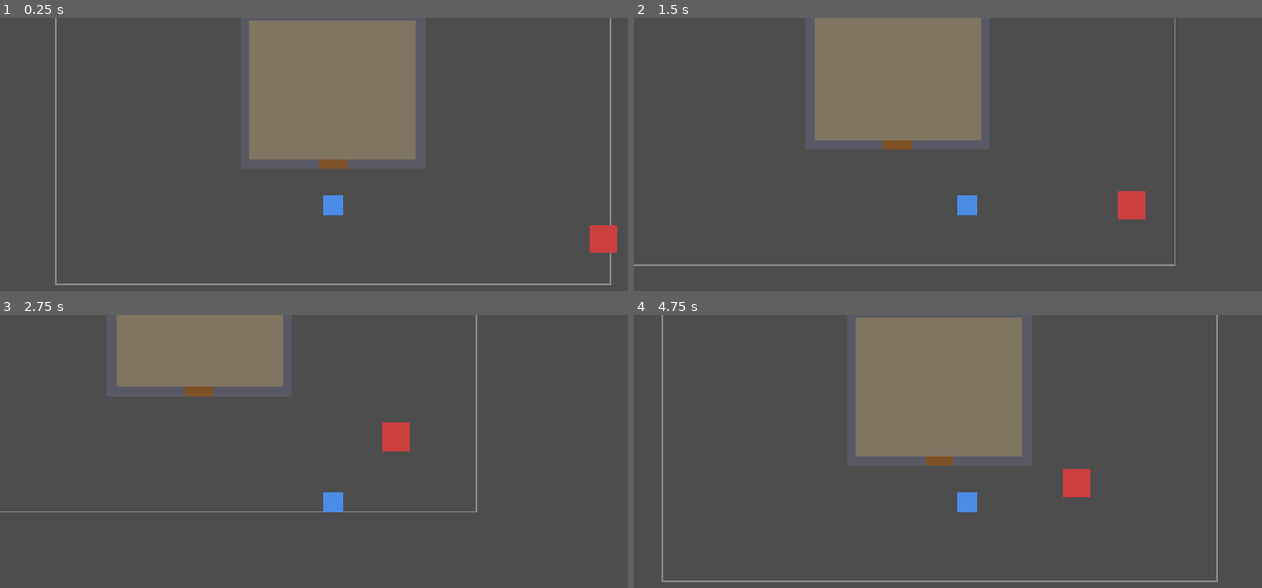
Above: before the commit, frames 1-4 (two rows, left to right).
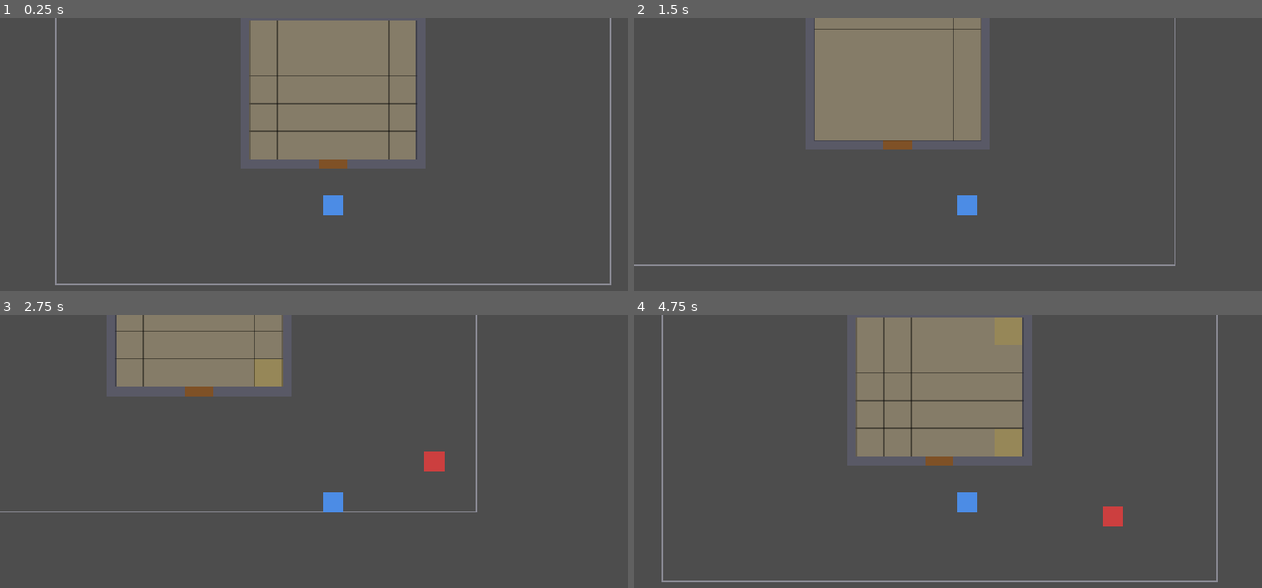
Above: after the commit, the same moments.

Repository: eidolonrage/insection-invasion
Game: Godot game, scene res://scenes/world/Yard.tscn
Same seed, same stepped clock (60 frames per second), same inputs: the game is played once before the commit and once after it. This scene is started directly instead of the project's main scene.
Inputs:
- Up to frame 1 (0.25 s): no input
- Up to frame 2 (1.5 s): tap Enter at 0.5 s; hold D (move_right) 0.53-1.28 s; hold S (move_down) from 1.28 s (still down)
- Up to frame 3 (2.75 s): release S (move_down) at 2.03 s; hold D (move_right) from 2.03 s (still down)
- Up to frame 4 (4.75 s): release D (move_right) at 2.78 s; hold W (move_up) 2.78-3.53 s; hold A (move_left) from 3.53 s (still down)

The runs differ from the first frame. In frame 1, 1.4% of the frame differs, in the area x 39-99%, y 0-86%; in frame 2, 0.8%; in frame 3, 1.1%; in frame 4, 1.6%, in the area x 35-78%, y 0-78%.

Commit message:
Add house occupancy grid + NavigationAgent2D enemy pathing
Enemies nav-path through the door into the house and capture 6x5 room
cells (FREE->CLAIMED->OCCUPYING->OWNED); goal selection split from
movement so the future behavior ladder (attack player, make entrance,
build nest, destroy structure) can plug in. HouseGrid hands out claimed
target cells so enemies don't stack on one cell.

Enemies inset to 36px inside their cell with collision on; navmesh
re-baked at agent_radius 19 so bodies clear the door jambs. Door gains
a max_enemy_size stub for the future size-gated entrance rule.

Co-Authored-By: Claude Opus 4.8 <noreply@anthropic.com>

Diff:
--- a/scenes/enemies/Enemy.gd
+++ b/scenes/enemies/Enemy.gd
@@ -1,20 +1,41 @@
 extends CharacterBody2D
 
-## Generic enemy actor driven entirely by content data (EnemyDef). Walks a
-## straight line toward `target_point` at `def.speed` -- no pathfinding or
-## obstacle avoidance yet. Sized to at least one grid cell via
-## `def.grid_size` ("even an ant is a swarm taking up one cell").
+## Generic enemy actor driven by content data (EnemyDef). Movement and goal
+## selection are deliberately separate concerns:
+##   - MOVEMENT (this file's _physics_process) is dumb and stable: steer
+##     toward whatever the NavigationAgent2D says is the next path point.
+##   - GOAL SELECTION (_choose_goal) decides *where* to go and sets the
+##     agent's target. For now it has one branch -- claim and occupy a house
+##     cell -- but this is the seam the fuller behavior ladder plugs into
+##     (attack player in range, make a new entrance, build a nest, etc.).
+##
+## Sized to at least one grid cell via `def.grid_size` ("even an ant is a
+## swarm taking up one cell"), inset by CELL_INSET so the body sits visibly
+## *inside* its cell(s) rather than perfectly filling them -- this also gives
+## clearance to pass through the door (a one-cell-wide gap).
+
+## Gutter in px kept on each side of the footprint, so a 1x1 enemy is
+## (CELL_SIZE - 2*CELL_INSET) = 36px inside a 48px cell.
+const CELL_INSET: float = 6.0
+
+enum State { IDLE, SEEKING, OCCUPYING }
 
 var def: EnemyDef
-var target_point: Vector2
+## The territory service this enemy tries to capture. Assigned by whatever
+## spawns the enemy, before start() is called.
+var house_grid: HouseGrid
+
+var _state: int = State.IDLE
+var _target_cell: int = -1
 
 @onready var _visual: Polygon2D = $Visual
 @onready var _collision: CollisionShape2D = $CollisionShape2D
+@onready var _nav: NavigationAgent2D = $NavigationAgent2D
 
 
 func set_def(new_def: EnemyDef) -> void:
 	def = new_def
-	var size_px: Vector2 = Vector2(def.grid_size) * Grid.CELL_SIZE
+	var size_px: Vector2 = Vector2(def.grid_size) * Grid.CELL_SIZE - Vector2(CELL_INSET, CELL_INSET) * 2.0
 	(_collision.shape as RectangleShape2D).size = size_px
 	_visual.polygon = PackedVector2Array([
 		-size_px / 2,
@@ -24,8 +45,39 @@
 	])
 
 
+## Called by the spawner after def/house_grid/position are set. Waits one
+## physics frame so the NavigationServer has synced the region map -- before
+## that, the agent reports its own position as the next path point and the
+## enemy would never move.
+func start() -> void:
+	await get_tree().physics_frame
+	_choose_goal()
+
+
+## The behavior ladder. Today: seek a house cell to occupy. Future goals
+## (attack player, make entrance, nest, destroy structure) branch in here
+## ahead of this fallback, without the movement code below needing to change.
+func _choose_goal() -> void:
+	if house_grid == null:
+		_state = State.IDLE
+		return
+	var cell: int = house_grid.request_target_cell(self)
+	if cell < 0:
+		_state = State.IDLE
+		return
+	_target_cell = cell
+	_nav.target_position = house_grid.cell_world_position(cell)
+	_state = State.SEEKING
+
+
 func _physics_process(_delta: float) -> void:
-	if def == null:
+	if _state != State.SEEKING or def == null:
 		return
-	velocity = (target_point - global_position).normalized() * def.speed
+	if _nav.is_navigation_finished():
+		velocity = Vector2.ZERO
+		_state = State.OCCUPYING
+		house_grid.begin_occupy(self)
+		return
+	var next_point: Vector2 = _nav.get_next_path_position()
+	velocity = (next_point - global_position).normalized() * def.speed
 	move_and_slide()
--- a/scenes/enemies/Enemy.tscn
+++ b/scenes/enemies/Enemy.tscn
@@ -3,7 +3,7 @@
 [ext_resource type="Script" path="res://scenes/enemies/Enemy.gd" id="1_hpe7p"]
 
 [sub_resource type="RectangleShape2D" id="RectangleShape2D_k7o7a"]
-size = Vector2(48, 48)
+size = Vector2(36, 36)
 
 [node name="Enemy" type="CharacterBody2D" unique_id=495925718]
 collision_layer = 4
@@ -11,7 +11,11 @@
 
 [node name="Visual" type="Polygon2D" parent="." unique_id=1482494194]
 color = Color(0.8, 0.25, 0.25, 1)
-polygon = PackedVector2Array(-24, -24, 24, -24, 24, 24, -24, 24)
+polygon = PackedVector2Array(-18, -18, 18, -18, 18, 18, -18, 18)
 
 [node name="CollisionShape2D" type="CollisionShape2D" parent="." unique_id=1505156339]
 shape = SubResource("RectangleShape2D_k7o7a")
+
+[node name="NavigationAgent2D" type="NavigationAgent2D" parent="." unique_id=1505156340]
+path_desired_distance = 10.0
+target_desired_distance = 10.0
--- a/scenes/spawner/EnemySpawner.gd
+++ b/scenes/spawner/EnemySpawner.gd
@@ -10,9 +10,14 @@
 
 @export var spawn_interval: float = 1.75
 @export var yard_size: Vector2 = Vector2(960, 672)
-@export var house_target: Node2D
+## The house territory enemies try to infiltrate. Assigned by the world
+## scene (see Yard.gd).
+@export var house_grid: HouseGrid
 
-var _timer: float = 0.0
+## Starts at spawn_interval (not 0) so the first spawn waits a beat -- the
+## navmesh map hasn't had its first synchronization on frame one, and the
+## navmesh queries in _spawn_one would fail against an unsynced map.
+var _timer: float = spawn_interval
 
 
 func _process(delta: float) -> void:
@@ -24,14 +29,23 @@
 
 func _spawn_one() -> void:
 	var defs: Array = Game.content.enemies.values()
-	if defs.is_empty() or house_target == null:
+	if defs.is_empty() or house_grid == null:
 		return
 	var def: EnemyDef = defs[randi() % defs.size()]
 	var enemy := ENEMY_SCENE.instantiate()
 	add_child(enemy)
-	enemy.global_position = _random_perimeter_point()
-	enemy.target_point = house_target.get_nearest_boundary_point(enemy.global_position)
+	enemy.global_position = _snap_to_navmesh(_random_perimeter_point())
+	enemy.house_grid = house_grid
 	enemy.set_def(def)
+	enemy.start()
+
+
+## The yard perimeter is just outside the navmesh (baking erodes the walkable
+## area inward from the bounds), so snap the raw edge point onto the mesh --
+## otherwise the enemy starts off-mesh and can't compute a path.
+func _snap_to_navmesh(point: Vector2) -> Vector2:
+	var map := get_world_2d().get_navigation_map()
+	return NavigationServer2D.map_get_closest_point(map, point)
 
 
 func _random_perimeter_point() -> Vector2:
--- a/scenes/world/Door.gd
+++ b/scenes/world/Door.gd
@@ -3,3 +3,9 @@
 ## Sits in the house's wall gap as the future interaction point. No
 ## behavior yet -- the gap itself (missing wall collision) is what makes
 ## it walkable; this node doesn't block movement.
+
+## Largest enemy footprint (in grid cells) that fits through this entrance.
+## Nothing enforces this yet -- it's the seam for the size-gated infiltration
+## rule: enemies larger than this must pursue another goal (chew a new
+## entrance) rather than pathing through here. Compared against EnemyDef.grid_size.
+@export var max_enemy_size: Vector2i = Vector2i(2, 2)
--- a/scenes/world/House.tscn
+++ b/scenes/world/House.tscn
@@ -3,6 +3,7 @@
 [ext_resource type="Script" path="res://scenes/world/House.gd" id="1_pn3k0"]
 [ext_resource type="PackedScene" path="res://scenes/world/Door.tscn" id="2_oyjyh"]
 [ext_resource type="Script" path="res://scenes/world/Door.gd" id="3_cwu3e"]
+[ext_resource type="Script" path="res://scenes/world/house_grid.gd" id="4_hgrid"]
 
 [sub_resource type="RectangleShape2D" id="RectangleShape2D_r15lg"]
 size = Vector2(320, 16)
@@ -77,3 +78,6 @@
 collision_layer = 8
 collision_mask = 2
 script = ExtResource("3_cwu3e")
+
+[node name="HouseGrid" type="Node2D" parent="." unique_id=700000001]
+script = ExtResource("4_hgrid")
--- a/scenes/world/Yard.gd
+++ b/scenes/world/Yard.gd
@@ -6,4 +6,4 @@
 
 
 func _ready() -> void:
-	$EnemySpawner.house_target = $House
+	$EnemySpawner.house_grid = $House/HouseGrid
--- /dev/null
+++ b/scenes/world/house_grid.gd
@@ -0,0 +1,146 @@
+class_name HouseGrid
+extends Node2D
+
+## The house's occupiable territory. Subdivides the interior floor into a
+## lattice of grid cells (one room, for now) that enemies capture by
+## occupying. This is the "attract" service from the invasion design: it
+## hands out target cells to enemies and tracks each cell's ownership.
+##
+## Deliberately house-local: cells are measured from `interior_rect` (this
+## node's local space), a `Grid.CELL_SIZE` lattice that need not align with
+## the global yard placement grid. Reconciling the two lattices is a later
+## concern -- nothing yet places objects inside the house.
+##
+## Cell lifecycle:
+##   FREE -> CLAIMED (an enemy is pathing here; reserved so no two target
+##           the same cell) -> OCCUPYING (enemy arrived, capture timer
+##           running) -> OWNED (held long enough; insects control it).
+## `release()` returns a not-yet-owned cell to FREE when its enemy dies or
+## leaves. A full room OWNED -> advance the frontier to the next room is a
+## later concern; this frames the single-room case.
+
+enum CellState { FREE, CLAIMED, OCCUPYING, OWNED }
+
+## Grid dimensions in cells. 6x5 exactly tiles the default 288x240 interior.
+@export var cols: int = 6
+@export var rows: int = 5
+## Seconds a cell must be occupied before it flips to OWNED.
+@export var occupy_time: float = 3.0
+## Walkable interior in this node's local space. Defaults to the House
+## interior floor (see House.tscn FloorVisual: -144,-120 .. 144,120).
+@export var interior_rect: Rect2 = Rect2(-144, -120, 288, 240)
+
+var _states: Array[int] = []
+var _timers: Array[float] = []
+var _cell_enemy: Array = []          ## cell index -> occupying enemy (or null)
+var _enemy_cell: Dictionary = {}     ## enemy -> claimed cell index
+
+
+func _ready() -> void:
+	var count: int = cols * rows
+	_states.resize(count)
+	_timers.resize(count)
+	_cell_enemy.resize(count)
+	_states.fill(CellState.FREE)
+	_timers.fill(0.0)
+	_cell_enemy.fill(null)
+	queue_redraw()
+
+
+## Reserve the FREE cell nearest `enemy` and return its index, or -1 if the
+## room is fully spoken for. The claim is what keeps enemies from stacking
+## on one cell.
+func request_target_cell(enemy: Node2D) -> int:
+	var best: int = -1
+	var best_dist: float = INF
+	for i in _states.size():
+		if _states[i] != CellState.FREE:
+			continue
+		var dist: float = enemy.global_position.distance_squared_to(cell_world_position(i))
+		if dist < best_dist:
+			best_dist = dist
+			best = i
+	if best >= 0:
+		_states[best] = CellState.CLAIMED
+		_cell_enemy[best] = enemy
+		_enemy_cell[enemy] = best
+		queue_redraw()
+	return best
+
+
+## The enemy assigned to a cell has arrived; start its capture timer.
+func begin_occupy(enemy: Node2D) -> void:
+	if not _enemy_cell.has(enemy):
+		return
+	var i: int = _enemy_cell[enemy]
+	if _states[i] == CellState.CLAIMED:
+		_states[i] = CellState.OCCUPYING
+		_timers[i] = 0.0
+		queue_redraw()
+
+
+## Free an enemy's cell if it hasn't been captured yet (enemy died/left).
+## OWNED cells stay owned -- clearing captured territory is a separate rule.
+func release(enemy: Node2D) -> void:
+	if not _enemy_cell.has(enemy):
+		return
+	var i: int = _enemy_cell[enemy]
+	if _states[i] == CellState.CLAIMED or _states[i] == CellState.OCCUPYING:
+		_states[i] = CellState.FREE
+		_timers[i] = 0.0
+	_cell_enemy[i] = null
+	_enemy_cell.erase(enemy)
+	queue_redraw()
+
+
+## World position an enemy should path to in order to occupy `index`. The
+## raw cell center can land in the navmesh's eroded margin near walls, so we
+## snap it onto the mesh -- the enemy occupies as close to the cell center as
+## the walkable area allows, and the target is always reachable.
+func cell_world_position(index: int) -> Vector2:
+	var col: int = index % cols
+	var row: int = index / cols
+	var local := interior_rect.position + Vector2(
+		(col + 0.5) * Grid.CELL_SIZE,
+		(row + 0.5) * Grid.CELL_SIZE,
+	)
+	var world := to_global(local)
+	var map := get_world_2d().get_navigation_map()
+	return NavigationServer2D.map_get_closest_point(map, world)
+
+
+func _process(delta: float) -> void:
+	var changed: bool = false
+	for i in _states.size():
+		if _states[i] != CellState.OCCUPYING:
+			continue
+		_timers[i] += delta
+		if _timers[i] >= occupy_time:
+			_states[i] = CellState.OWNED
+			var enemy = _cell_enemy[i]
+			if enemy != null:
+				_enemy_cell.erase(enemy)
+			changed = true
+	if changed:
+		queue_redraw()
+
+
+## Debug overlay so the capture state is visible when running Yard.tscn.
+func _draw() -> void:
+	var cell := Vector2(Grid.CELL_SIZE, Grid.CELL_SIZE)
+	for i in _states.size():
+		var col: int = i % cols
+		var row: int = i / cols
+		var top_left := interior_rect.position + Vector2(col, row) * Grid.CELL_SIZE
+		var color: Color
+		match _states[i]:
+			CellState.FREE:
+				color = Color(1, 1, 1, 0.05)
+			CellState.CLAIMED:
+				color = Color(1, 0.85, 0.2, 0.18)
+			CellState.OCCUPYING:
+				color = Color(1, 0.5, 0.1, 0.35)
+			_:
+				color = Color(0.9, 0.15, 0.15, 0.5)
+		draw_rect(Rect2(top_left, cell), color, true)
+		draw_rect(Rect2(top_left, cell), Color(0, 0, 0, 0.25), false, 1.0)
--- a/scenes/world/yard_nav_rect.tres
+++ b/scenes/world/yard_nav_rect.tres
@@ -1,9 +1,10 @@
-[gd_resource type="NavigationPolygon" format=3 uid="uid://bsb6m7jl8dids"]
+[gd_resource type="NavigationPolygon" format=3]
 
 [resource]
-vertices = PackedVector2Array(650, 482, 949, 662.03125, 6.0390625, 664.96094, 494, 482, 949, 3.046875, 650, 190, 8.953125, 7.9375, 310, 190, 310, 482, 466, 446, 346, 446, 346, 226, 614, 226, 614, 446, 494, 446, 466, 482)
-polygons = Array[PackedInt32Array]([PackedInt32Array(0, 1, 2 …(145 unchanged characters)… (12, 13, 14), PackedInt32Array(9, 12, 14, 15), PackedInt32Array(15, 14, 3), PackedInt32Array(15, 3, 2), PackedInt32Array(2, 8, 15)])
+vertices = PackedVector2Array(659, 491, 940, 653.0469, 15.078125, 655.9375, 485, 491, 940, 12.09375, 659, 181, 17.90625, 16.898438, 301, 181, 301, 491, 475, 437, 355, 437, 355, 235, 605, 235, 605, 437, 485, 437, 475, 491)
+polygons = Array[PackedInt32Array]([PackedInt32Array(0, 1, 2 …(145 unchanged characters)… (12, 13, 14), PackedInt32Array(9, 12, 14), PackedInt32Array(15, 9, 14, 3), PackedInt32Array(15, 3, 2), PackedInt32Array(2, 8, 15)])
 outlines = Array[PackedVector2Array]([PackedVector2Array(-1, -2, -4, 675, 959, 672, 959, -7)])
 parsed_geometry_type = 1
 source_geometry_mode = 2
 source_geometry_group_name = &"nav_obstacles"
+agent_radius = 19.0
Not shown, added: scenes/world/house_grid.gd.uid
